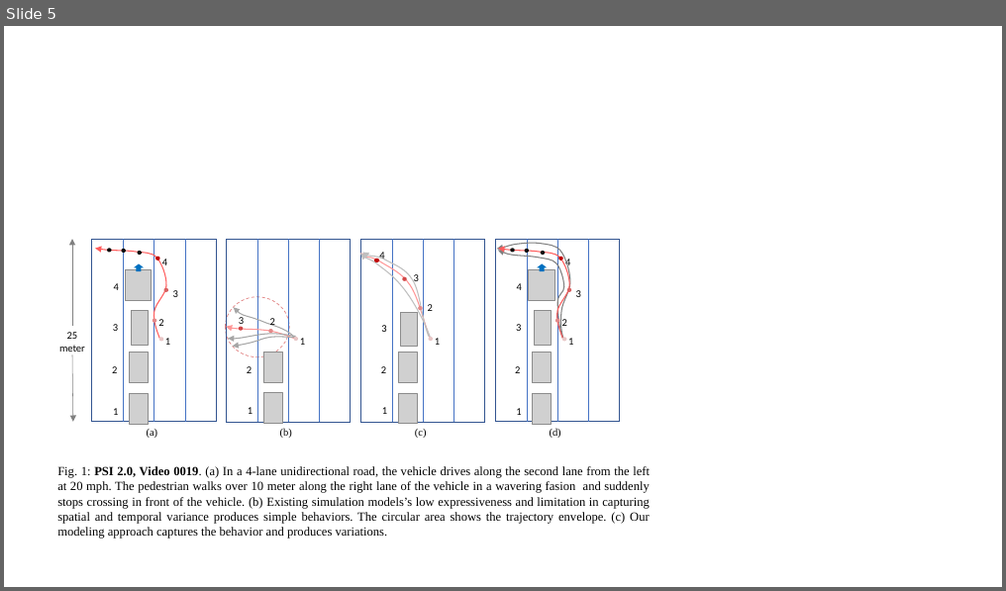
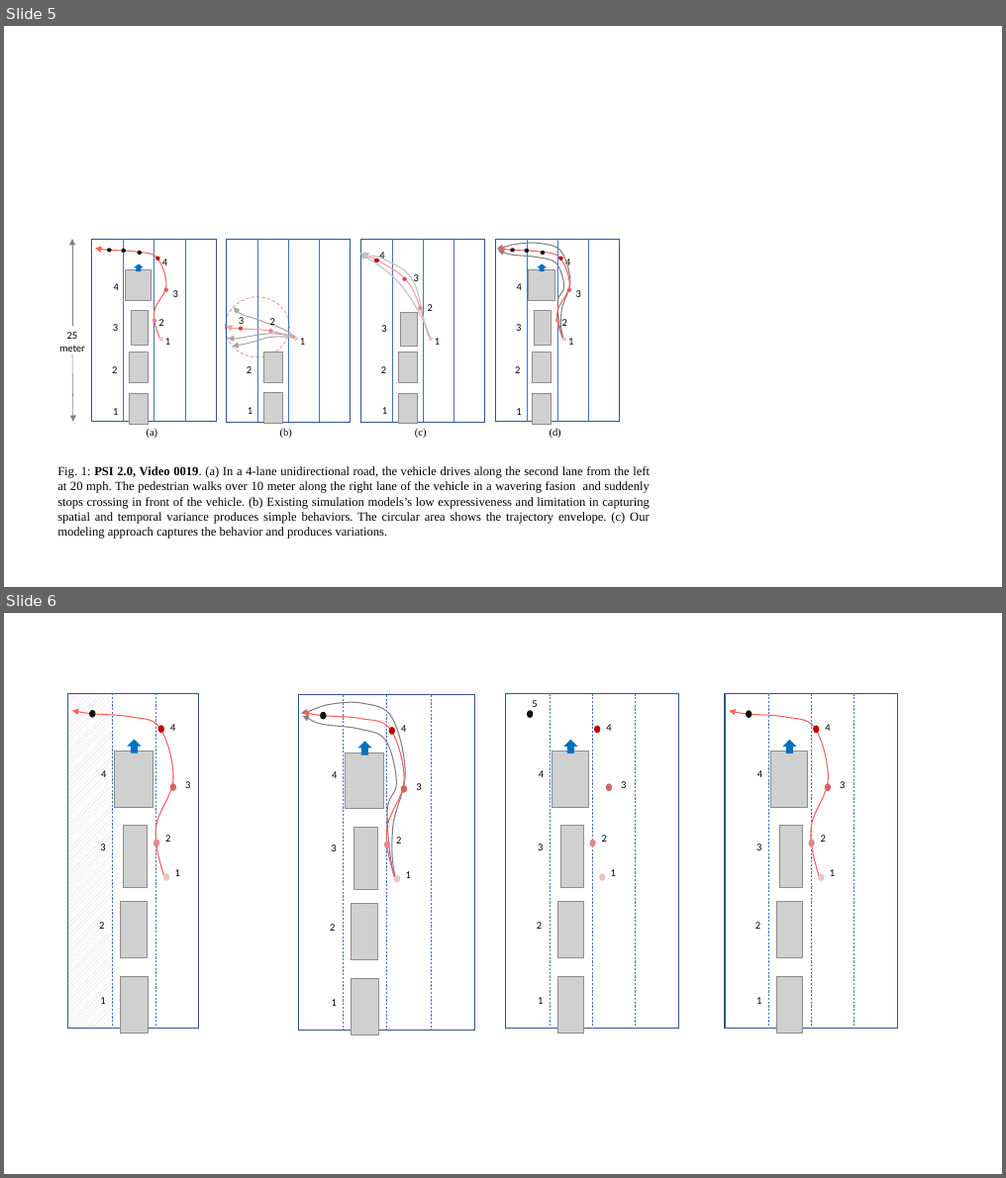
Before and after one commit to adhocmaster/carla-jaywalker-experiments, a slide deck: docs/Adaptive Model - NavPath.pptx. Shown one above the other, each under a label of ours: slide 5 before the commit, slides 5 and 6 after it. The pictures are 1006x591 and 1006x1178 pixels, drawn with LibreOffice and Linux fonts; fonts in the diff are those of the drawing; grey boxes stand for pictures. Boxes give left, top, right and bottom in pixels: in the first picture for what was removed or moved away, otherwise in the second. Text is boxed around its words. In the diff, an @@ line names an element or a change of style, - is before the commit and + after.

```diff
--- a/docs/Adaptive Model - NavPath.pptx
+++ b/docs/Adaptive Model - NavPath.pptx
@@ slide 6 added at bbox=[4, 613, 1002, 1174], background #FFFFFF @@
@@ text added at bbox=[532, 700, 537, 707], 10 pt, text #000000 @@
+5
@@ group added at bbox=[506, 694, 678, 1029]: 3 lines, 1 rectangle @@
@@ group added at bbox=[67, 693, 199, 1033]: 8 texts, 5 ellipses, 4 pictures, 2 rectangles, 2 lines, 1 right arrow, 1 freeform shape @@
+1
+2
+3
+4
+1
+2
+3
+4
@@ group added at bbox=[299, 695, 475, 1035]: 8 texts, 5 ellipses, 4 pictures, 3 lines, 3 freeform shapes, 1 rectangle, 1 right arrow @@
+1
+2
+3
+4
+1
+2
+3
+4
@@ ellipse added at bbox=[528, 710, 534, 718], fill #0D0D0D @@
@@ ellipse added at bbox=[595, 725, 601, 733], fill #C00000 @@
@@ text added at bbox=[606, 724, 611, 731], 10 pt, text #000000 @@
+4
@@ picture added at bbox=[552, 751, 588, 807] @@
@@ right arrow added at bbox=[564, 739, 578, 754], fill #0070C0 @@
@@ group added at bbox=[725, 694, 897, 1033]: 8 texts, 5 ellipses, 4 pictures, 3 lines, 1 rectangle, 1 freeform shape, 1 right arrow @@
+1
+2
+3
+4
+1
+2
+3
+4
@@ text added at bbox=[539, 770, 544, 777], 10 pt, text #000000 @@
+4
@@ ellipse added at bbox=[606, 783, 612, 791], fill #D86262 @@
@@ text added at bbox=[621, 781, 626, 788], 10 pt, text #000000 @@
+3
@@ text added at bbox=[538, 844, 543, 851], 10 pt, text #000000 @@
+3
@@ picture added at bbox=[560, 826, 583, 888] @@
@@ ellipse added at bbox=[589, 840, 595, 848], fill #E38989 @@
@@ text added at bbox=[602, 835, 607, 842], 10 pt, text #000000 @@
+2
@@ ellipse added at bbox=[599, 873, 605, 881], fill #E8C6C6 @@
@@ text added at bbox=[611, 869, 616, 876], 10 pt, text #000000 @@
+1
@@ picture added at bbox=[557, 902, 583, 959] @@
@@ text added at bbox=[537, 922, 542, 929], 10 pt, text #000000 @@
+2
@@ text added at bbox=[538, 997, 543, 1004], 10 pt, text #000000 @@
+1
@@ picture added at bbox=[558, 977, 583, 1033] @@
```
Also in this commit, not shown: 1 slide changed, 1 other slide added, 6 other files.
